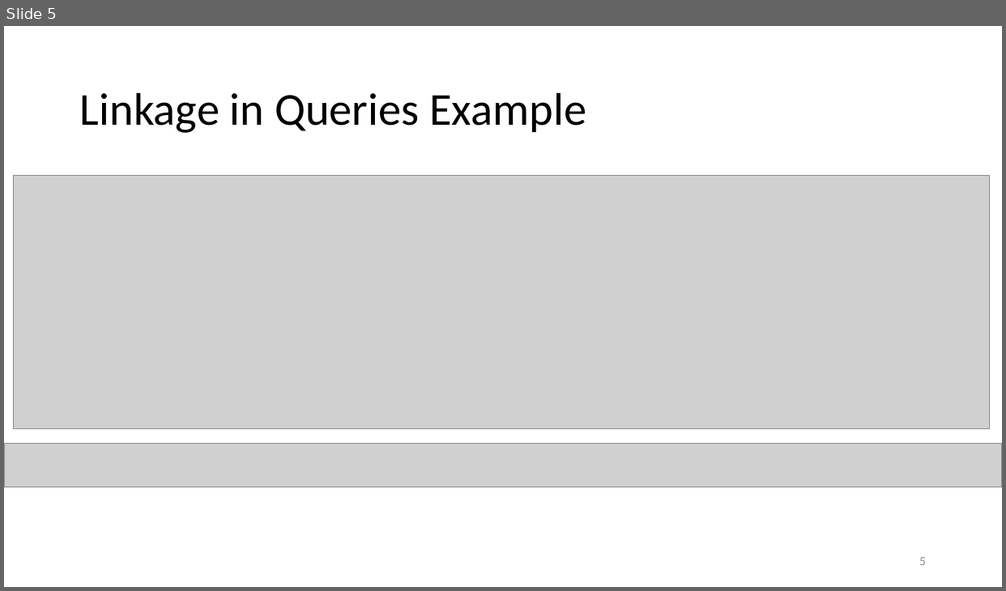
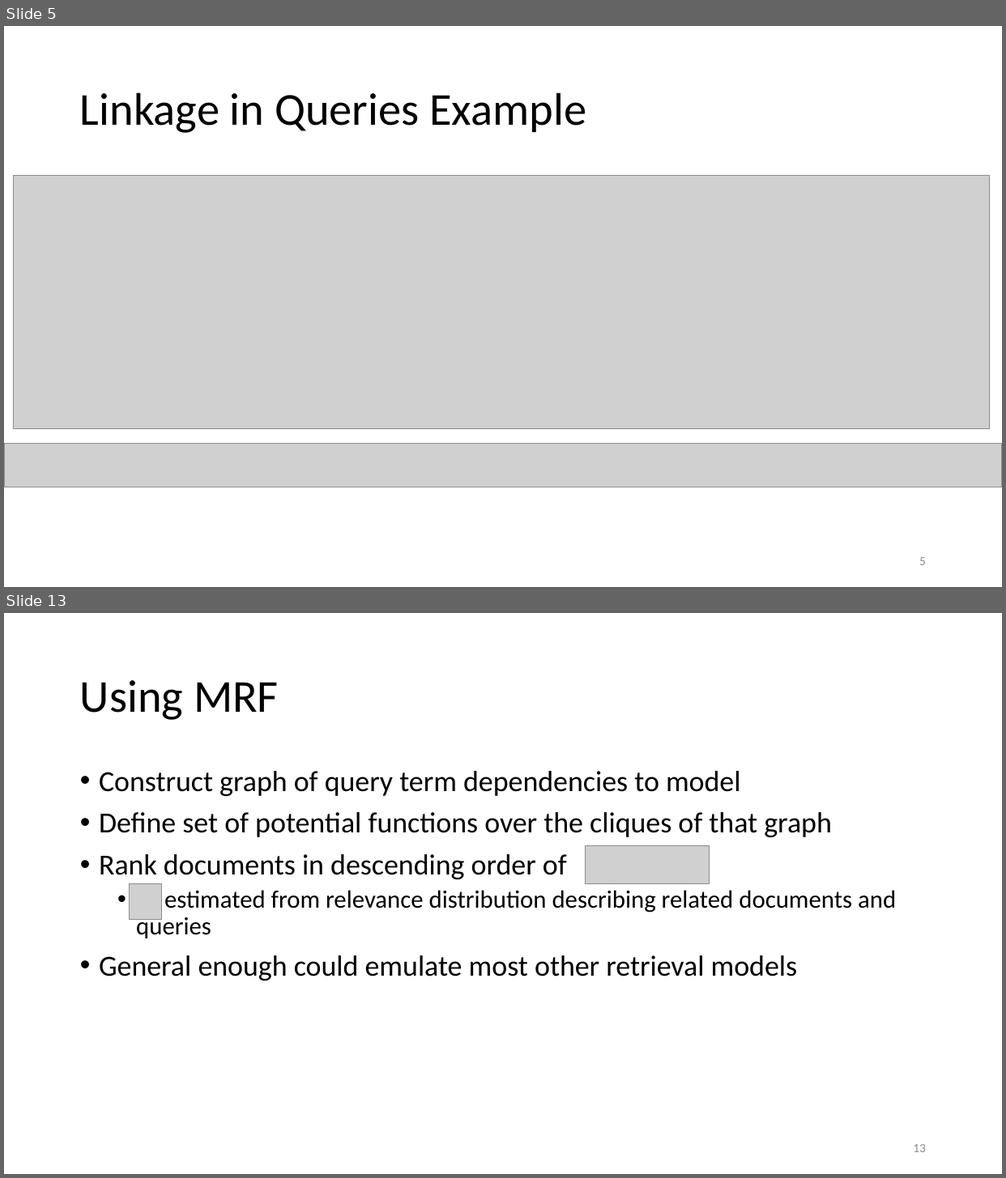
Before and after one commit to Miranda-C-Smith/cs834-f17, a slide deck: assignments/Presentation3/LanguageModelSlides.pptx. Shown one above the other, each under a label of ours: slide 5 before the commit, slides 5 and 13 after it; the slides between them are not shown. The pictures are 1006x591 and 1006x1178 pixels, drawn with LibreOffice and Linux fonts; fonts in the diff are those of the drawing; grey boxes stand for pictures. Boxes give left, top, right and bottom in pixels: in the first picture for what was removed or moved away, otherwise in the second. Text is boxed around its words. In the diff, an @@ line names an element or a change of style, - is before the commit and + after.

```diff
--- a/assignments/Presentation3/LanguageModelSlides.pptx
+++ b/assignments/Presentation3/LanguageModelSlides.pptx
@@ slide 13 added at (x1=4, y1=613, x2=1002, y2=1174), background #FFFFFF @@
@@ title added at (x1=80, y1=680, x2=279, y2=720), 44 pt, text #000000 @@
+Using MRF
@@ text added at (x1=99, y1=771, x2=896, y2=981), 28 pt, text #000000 @@
+• Construct graph of query term dependencies to model
+• Define set of potential functions over the cliques of that graph
+• Rank documents in descending order of
+  • estimated from relevance distribution describing related documents and queries
+• General enough could emulate most other retrieval models
@@ picture added at (x1=585, y1=845, x2=710, y2=884) @@
@@ picture added at (x1=129, y1=884, x2=162, y2=920) @@
@@ page number added at (x1=913, y1=1144, x2=926, y2=1152), 12 pt, text #8C8C8C @@
+13
```
Also in this commit, not shown: 6 slides changed, 9 other slides added, 1 slide removed, 4 other files.
